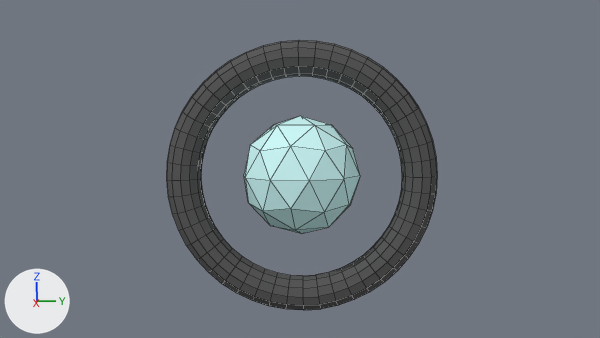
What one commit did to the Blender file corneria/Assets/models/homebaked/enemy1.blend.
The view is the same before and after, from the file's camera 'Camera'. Arrows for +X, +Y and +Z are at lower left; the lights stay in place. Mesh edges are drawn as thin lines.
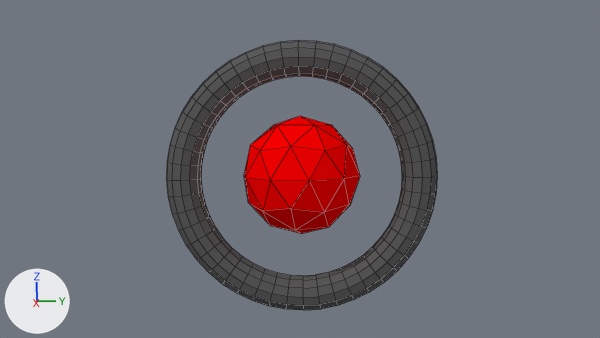
Commit message: better enemy1

Boxes [x1, y1, x2, y2] around the edits, measured in the pictures (600 x 338 px):
```json
{"object": "Icosphere", "change": "recoloured", "before": [244, 116, 360, 234], "after": [244, 116, 360, 234], "on screen": "cyan to red"}
```

Scene script edits in JSON lines:
```json
{"op": "set", "path": "mat_material2.base_color", "old": "(0.647, 1.0, 1.0)", "new": "(1.0, 0.0, 0.0)", "note": "cyan #d2ffff -> red #ff0000"}
```
